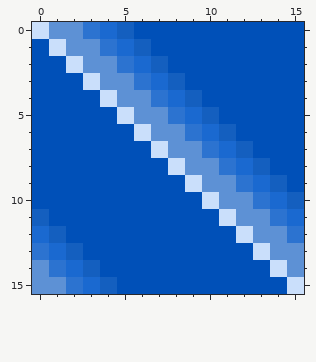
Pixel-art file, stored at src/assets/map/tiles/waterTile.aseprite. Above, as it was before the edit.
16x16 pixels, 1 frame.
After:
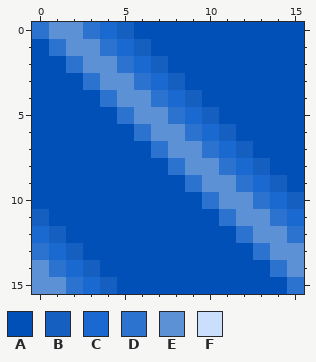
Palette (. is transparent): A #0050b8  B #145fbf  C #1a69d0  D #2c73d0  E #5d91d5  F #cadffb
Commit: Made water tiles look better
Difference:
Layer "Froth":
The edit turns colour F into colour D in row 0 at x 0; in row 1 at x 1; in row 2 at x 2; in row 3 at x 3; in row 4 at x 4; in row 5 at x 5.
The edit turns colour F into colour D in row 6 at x 6; in row 7 at x 7; in row 8 at x 8; in row 9 at x 9; in row 10 at x 10; in row 11 at x 11.
The edit turns colour F into colour D in row 12 at x 12; in row 13 at x 13; in row 14 at x 14; in row 15 at x 15.
Where, in picture pixels (left, top, right, bottom), the same in both pictures:
changed: (32, 22, 304, 294)
